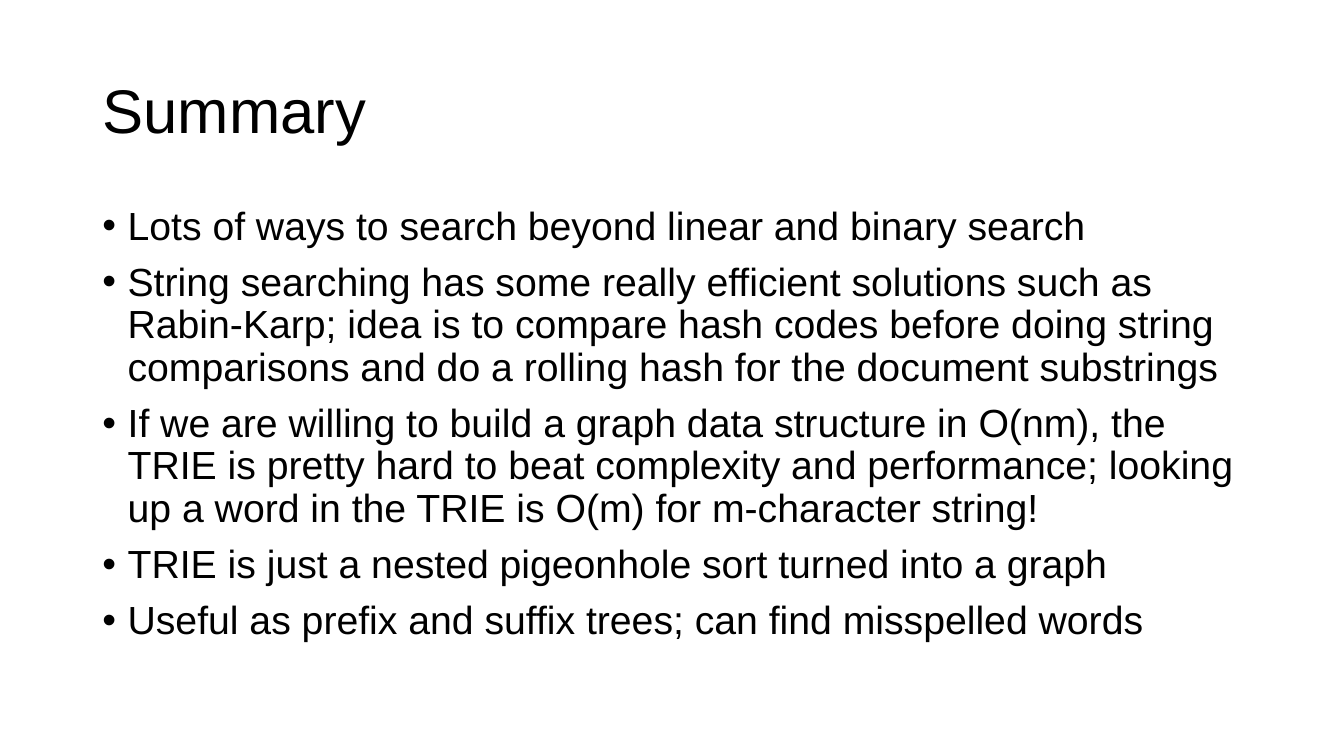
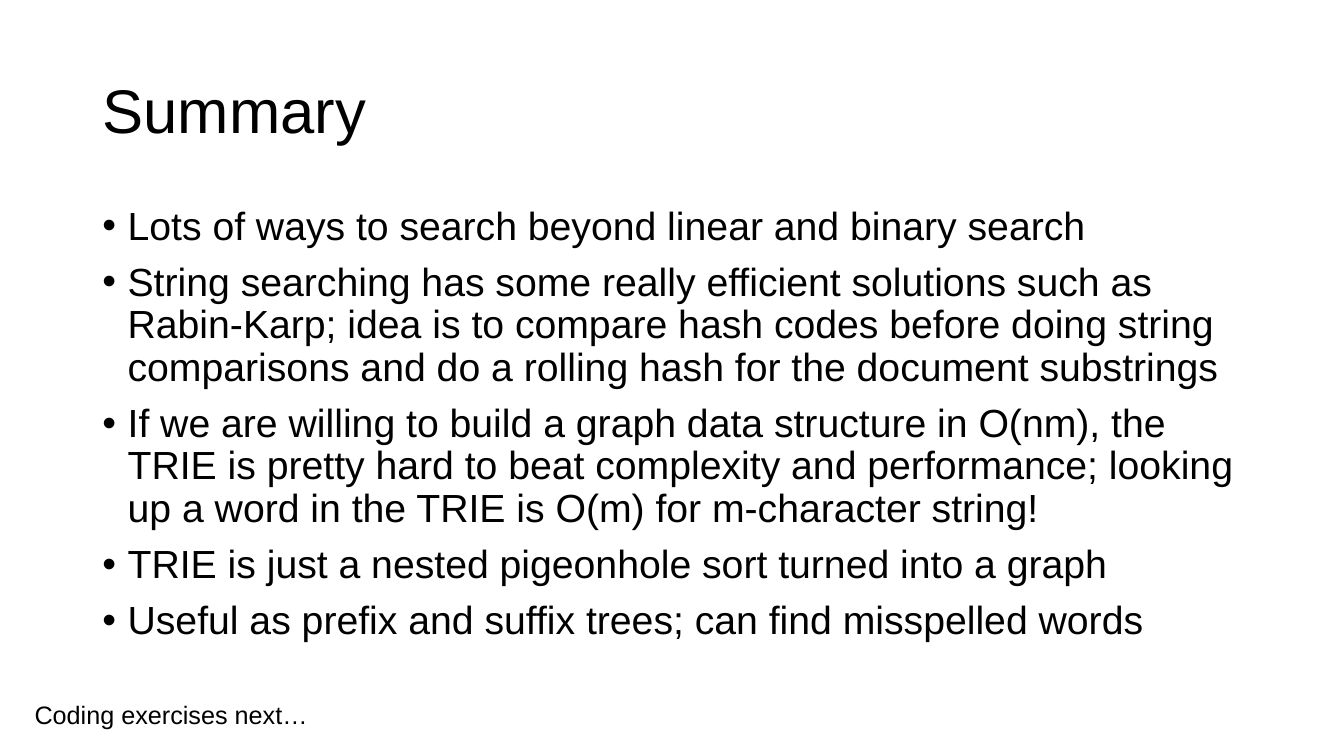
Before and after one commit to parrt/msds689, a slide deck: slide 21 of notes/searching.pptx (slide 23 before the commit). Drawn at 1344x756 pixels with LibreOffice and Linux fonts; fonts in the diff are those of the drawing; background and template pictures are left out. Boxes give left, top, right and bottom in pixels: in the first picture for what was removed or moved away, otherwise in the second. Text is boxed around its words. In the diff, an @@ line names an element or a change of style, - is before the commit and + after.

```diff
--- a/notes/searching.pptx
+++ b/notes/searching.pptx
@@ text added at (35,705,308,730), 18 pt, text #000000 @@
+Coding exercises next…
```
Also in this commit, not shown: 1 other slide changed, 3 other files.
